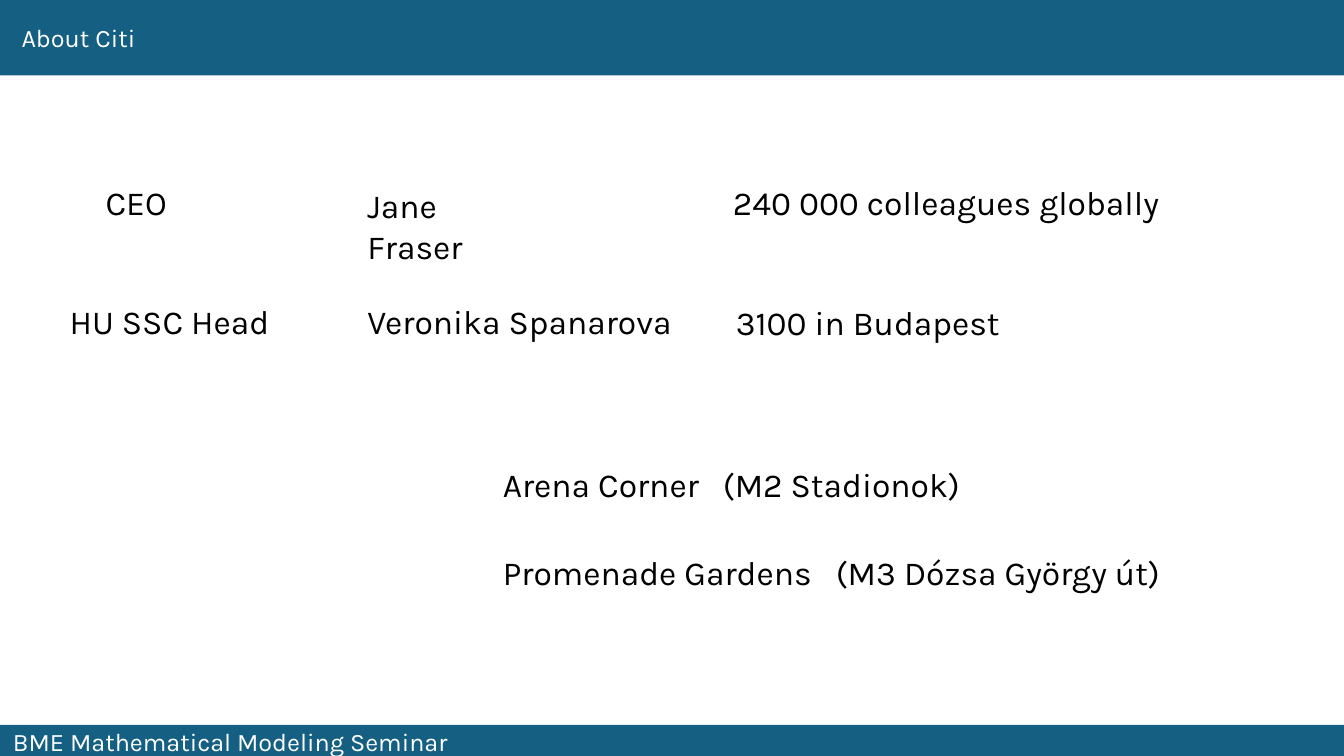
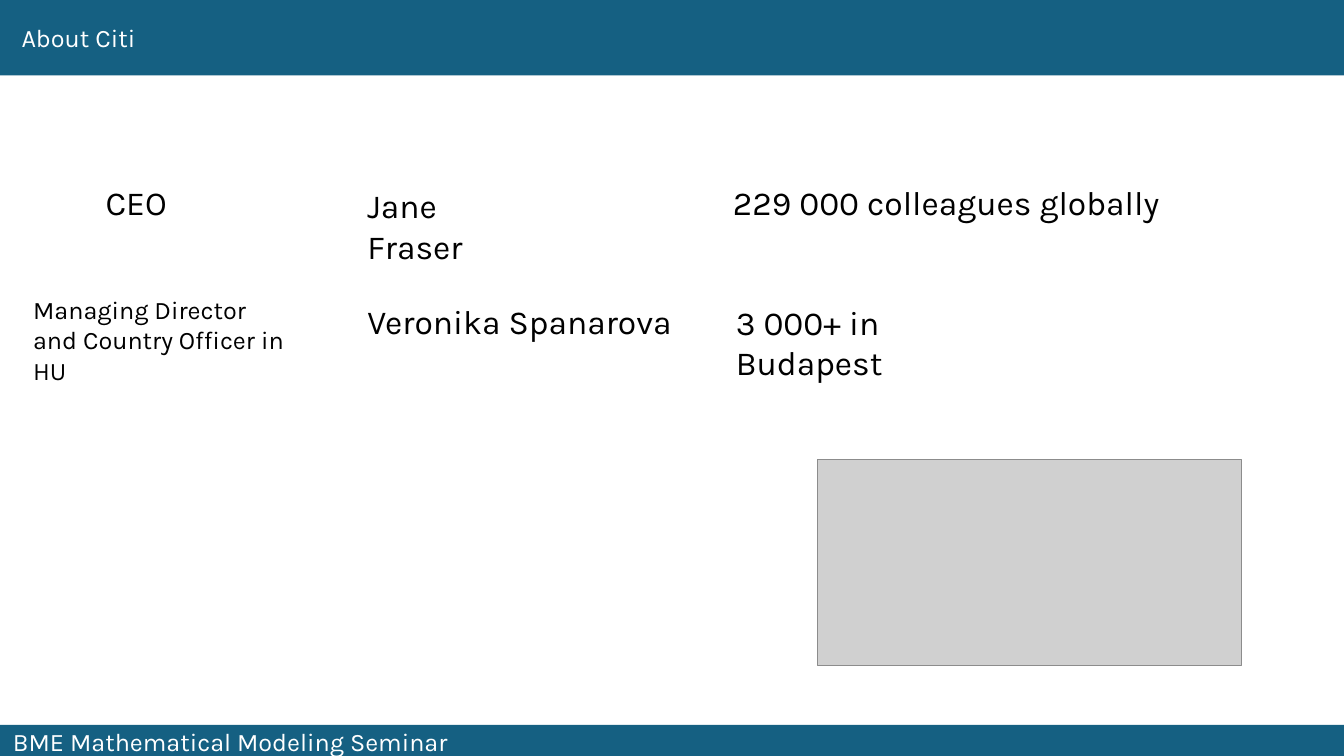
Before and after one commit to fij/btup, a slide deck: slide 3 of MMS_2024_09_10/Farkas_2024_09_10.pptx. Drawn at 1344x756 pixels with LibreOffice and Linux fonts; fonts in the diff are those of the drawing; grey boxes stand for pictures. Boxes give left, top, right and bottom in pixels: in the first picture for what was removed or moved away, otherwise in the second. Text is boxed around its words. In the diff, an @@ line names an element or a change of style, - is before the commit and + after.

Commit message:
updated slide 3 as requested

```diff
--- a/MMS_2024_09_10/Farkas_2024_09_10.pptx
+++ b/MMS_2024_09_10/Farkas_2024_09_10.pptx
@@ text at [733, 192, 1160, 224]: text changed @@
-240 000 colleagues globally
+229 000 colleagues globally
@@ text at [33, 301, 284, 381]: text changed; size 24 to 18 pt @@
-HU SSC Head
+Managing Director and Country Officer in HU
@@ text at [736, 312, 883, 383]: text changed @@
-3100 in Budapest
+3 000+ in Budapest
@@ text removed at [503, 472, 960, 501] @@
-Arena Corner (M2 Stadionok)
@@ picture added at [818, 460, 1241, 665] @@
@@ text removed at [503, 559, 1160, 594] @@
-Promenade Gardens (M3 Dózsa György út)
```
Also in this commit, not shown: 2 other slides changed, 1 slide removed.
